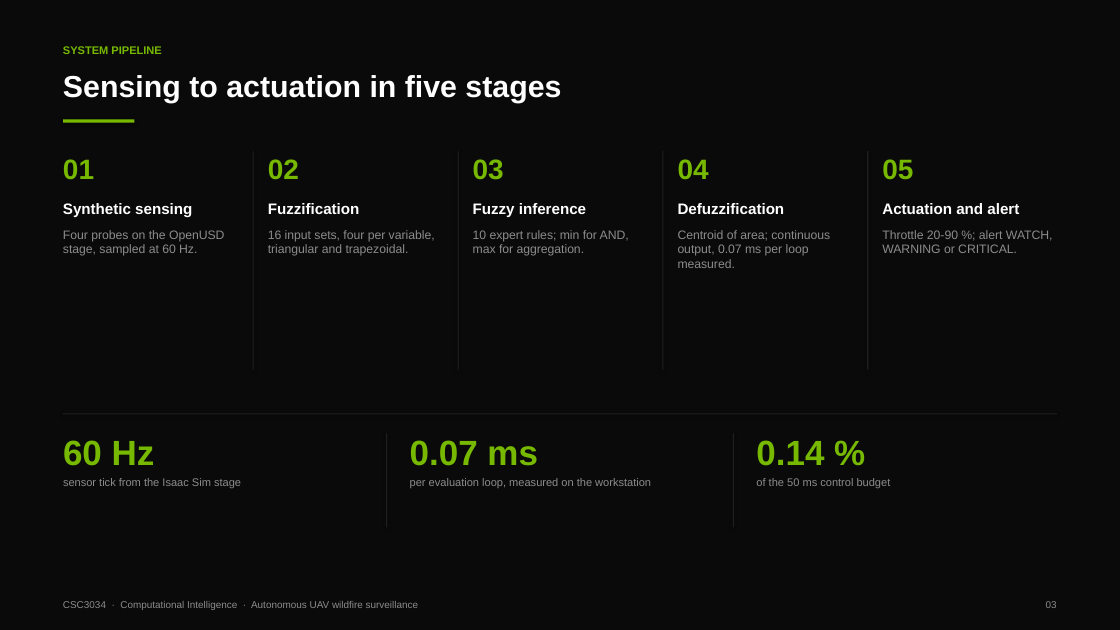
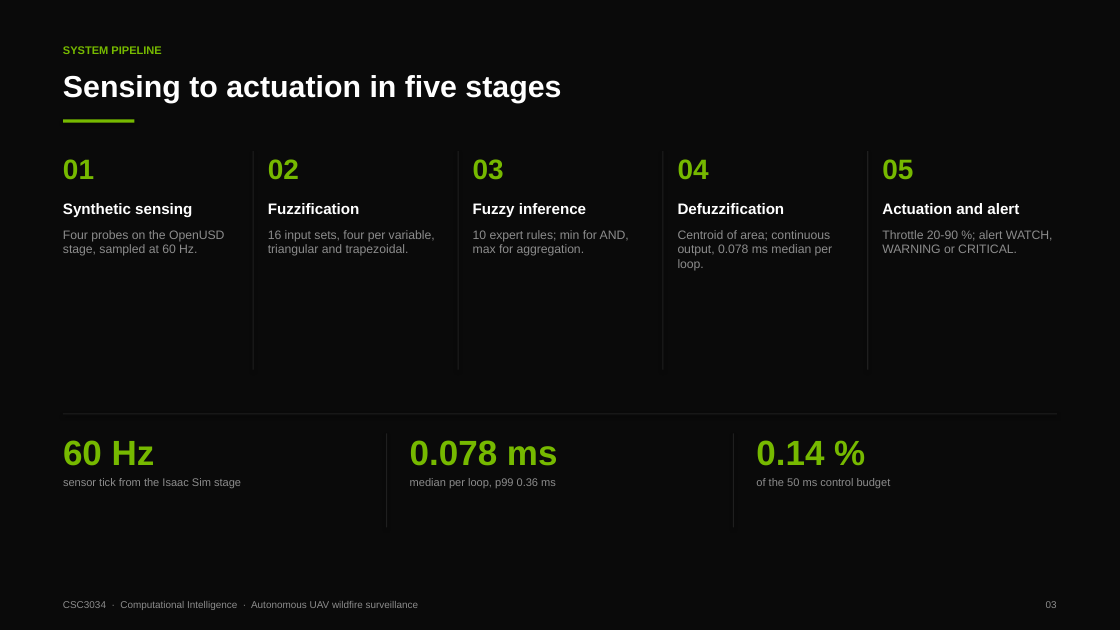
Before and after one commit to 123haiku/csc3034-fuzzy-wildfire-sim, a slide deck: slide 3 of docs/presentation/CSC3034_Presentation_Slides.pptx. Drawn at 1120x630 pixels with LibreOffice and Linux fonts; fonts in the diff are those of the drawing. Boxes give left, top, right and bottom in pixels: in the first picture for what was removed or moved away, otherwise in the second. Text is boxed around its words. In the diff, an @@ line names an element or a change of style, - is before the commit and + after.

```diff
--- a/docs/presentation/CSC3034_Presentation_Slides.pptx
+++ b/docs/presentation/CSC3034_Presentation_Slides.pptx
@@ text at (678,230,833,271): text changed @@
-Centroid of area; continuous output, 0.07 ms per loop measured.
+Centroid of area; continuous output, 0.078 ms median per loop.
@@ text at (410,440,558,466): text changed @@
-0.07 ms
+0.078 ms
@@ text at (410,478,556,488): text changed @@
-per evaluation loop, measured on the workstation
+median per loop, p99 0.36 ms
```
Also in this commit, not shown: 3 other slides changed, 10 other files.
